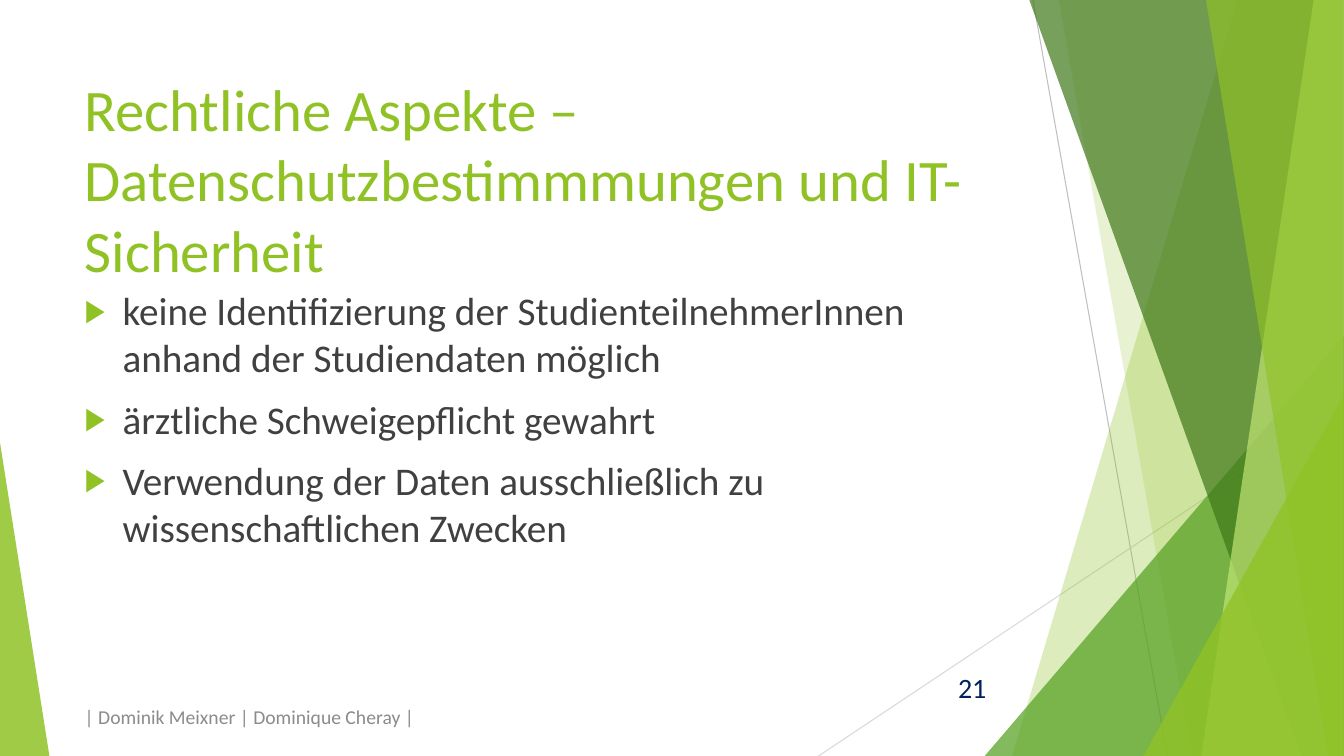
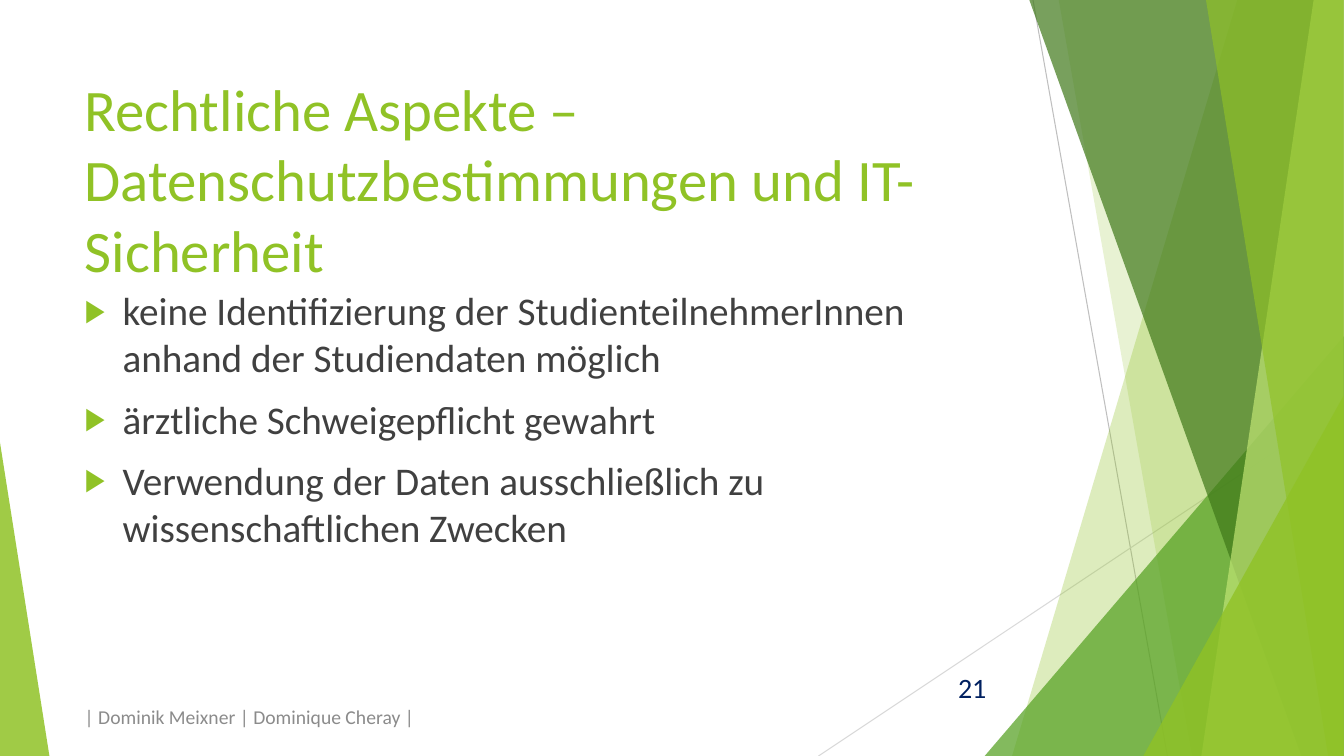
Before and after one commit to domeix/BlaBla, a slide deck: slide 21 of NationaleKohorte/NationaleKohortePraes.pptx. Drawn at 1344x756 pixels with LibreOffice and Linux fonts; fonts in the diff are those of the drawing. Boxes give left, top, right and bottom in pixels: in the first picture for what was removed or moved away, otherwise in the second. Text is boxed around its words. In the diff, an @@ line names an element or a change of style, - is before the commit and + after.

Commit message:
Tippfehler in NaKo behoben
Ich hatte doch tatsächlich Datenschutzbestimmung mit 3 m geschrieben.
Shame on me.

```diff
--- a/NationaleKohorte/NationaleKohortePraes.pptx
+++ b/NationaleKohorte/NationaleKohortePraes.pptx
@@ title at [85, 90, 914, 273]: text changed @@
-Rechtliche Aspekte – Datenschutzbestimmmungen und IT- Sicherheit
+Rechtliche Aspekte – Datenschutzbestimmungen und IT- Sicherheit
```
Also in this commit, not shown: 1 other slide changed.
